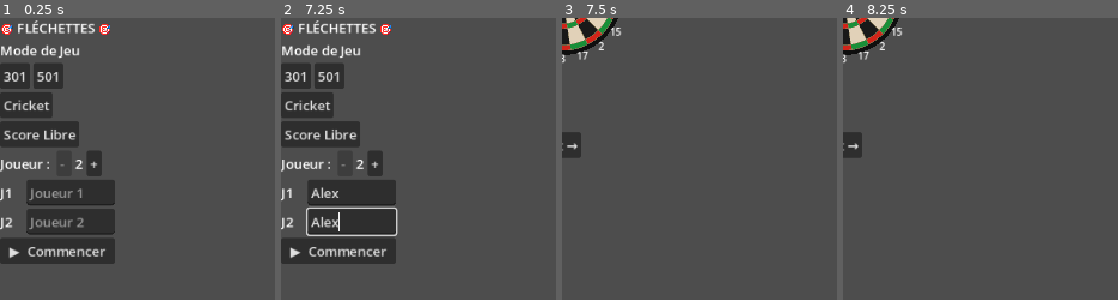
Above: before the commit, frames 1-4 (left to right).
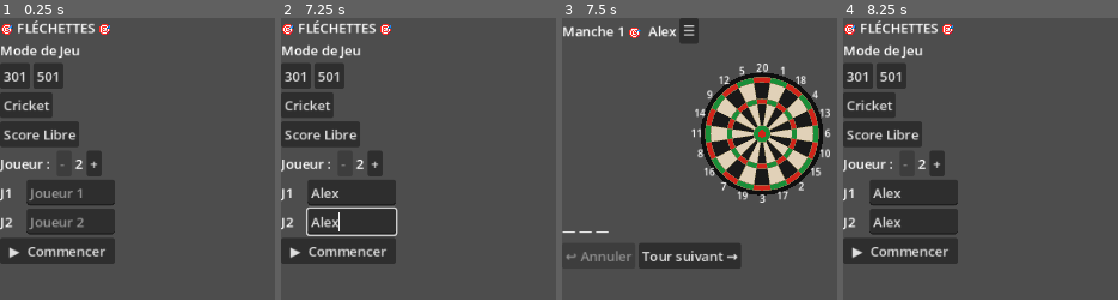
Above: after the commit, the same moments.

Repository: hugewilfried-hub/flechepointe
Game: Godot game, scene res://scenes/MainMenu.tscn
Two runs of this game, one before a commit and one after it. Both use one fixed random seed, a clock stepped at 60 frames per second and the inputs below.
Inputs (mouse positions are in pixels of both pictures, inside the frame that each line leads up to):
- Up to frame 1 (0.25 s): no input
- Up to frame 2 (7.25 s): click (352, 192) at 0.52 s; type "Alex" at 0.6 s; click (352, 221) at 0.75 s; type "Alex" at 0.83 s; click "301" at 1.25 s; click "501" at 2 s; click "Cricket" at 2.75 s; click "Score Libre" at 3.5 s; click "+" at 4.25 s; click (352, 192) at 5.02 s; type "Alex" at 5.1 s; click (352, 221) at 5.25 s; type "Alex" at 5.33 s; click (352, 252) at 5.48 s; type "Alex" at 5.57 s; click "-" at 5.75 s; click (352, 192) at 6.52 s; type "Alex" at 6.6 s; click (352, 221) at 6.75 s; type "Alex" at 6.83 s
- Up to frame 3 (7.5 s): click "▶ Commencer" at 7.25 s
- Up to frame 4 (8.25 s): click (969, 32) at 8 s, where only the run after the commit has a clickable "☰"

Frames 1-2 are identical in both runs. In frame 3, 23% of the frame differs, in the area x 0-98%, y 0-90%; in frame 4, 19%.

Commit message:
Mise a jour affichage
correction de bug sur affichage full rec

Diff:
--- a/scenes/Game.tscn
+++ b/scenes/Game.tscn
@@ -6,7 +6,11 @@
 
 [node name="Game" type="Control" unique_id=523947993]
 layout_mode = 3
-anchors_preset = 0
+anchors_preset = 15
+anchor_right = 1.0
+anchor_bottom = 1.0
+grow_horizontal = 2
+grow_vertical = 2
 script = ExtResource("1_cpr0p")
 
 [node name="VBoxContainer" type="VBoxContainer" parent="." unique_id=89786295]
